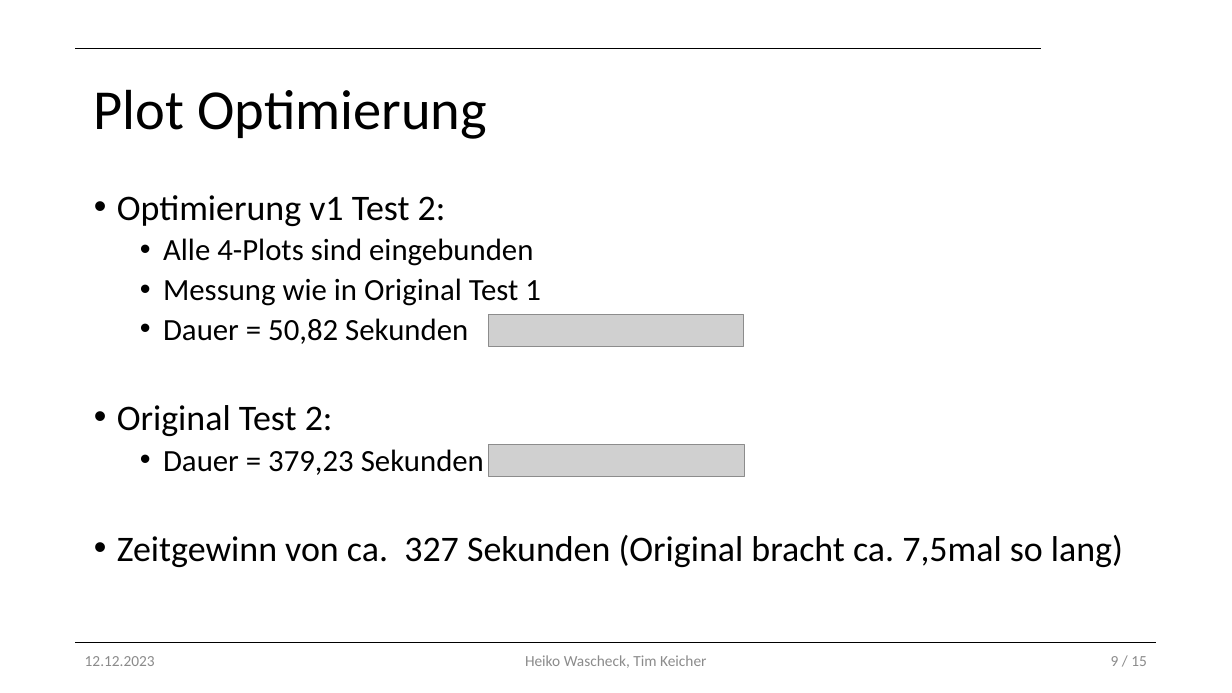
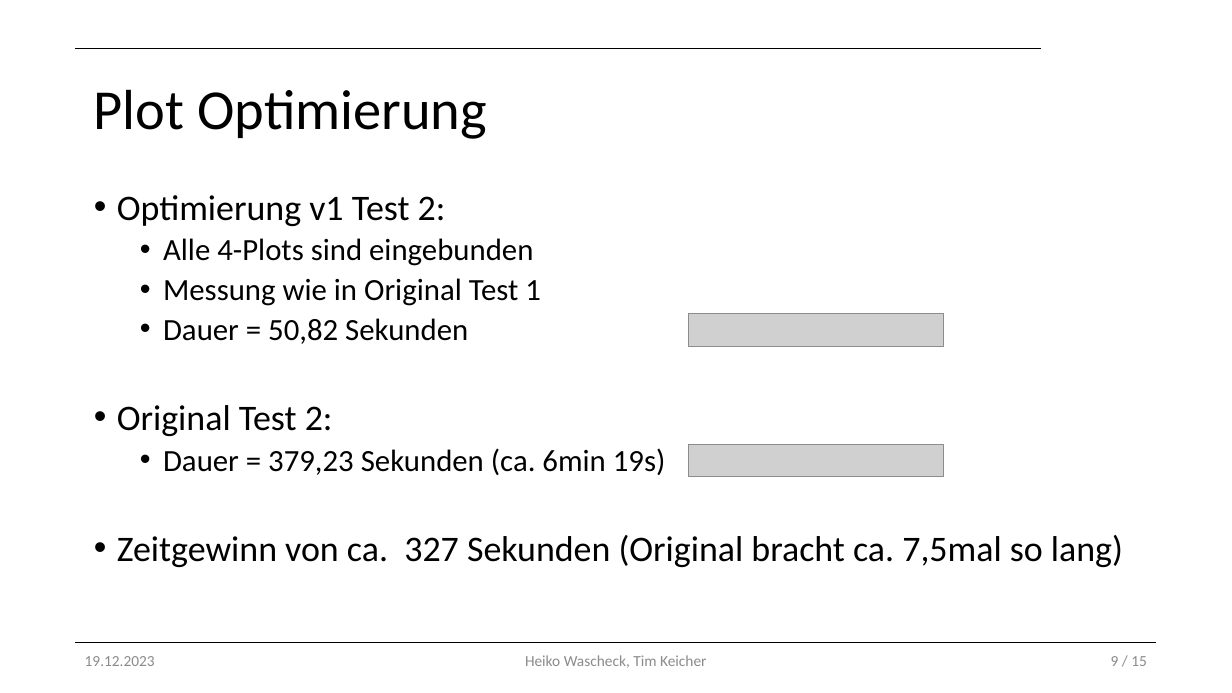
Before and after one commit to Tim-Keicher/AKR-Interpolation, a slide deck: slide 9 of Projektverlauf.pptx. Drawn at 1232x693 pixels with LibreOffice and Linux fonts; fonts in the diff are those of the drawing; grey boxes stand for pictures; background and template pictures are left out. Boxes give left, top, right and bottom in pixels: in the first picture for what was removed or moved away, otherwise in the second. Text is boxed around its words. In the diff, an @@ line names an element or a change of style, - is before the commit and + after.

```diff
--- a/Projektverlauf.pptx
+++ b/Projektverlauf.pptx
@@ picture: place and size @@
-picture at bbox=[489, 314, 744, 347]
+picture at bbox=[689, 314, 944, 347]
@@ text at bbox=[163, 448, 666, 475]: text changed @@
-  • Dauer = 379,23 Sekunden
+  • Dauer = 379,23 Sekunden (ca. 6min 19s)
@@ picture: place and size @@
-picture at bbox=[489, 445, 745, 476]
+picture at bbox=[689, 445, 945, 476]
@@ text at bbox=[85, 656, 155, 666]: text changed @@
-12.12.2023
+19.12.2023
```
Also in this commit, not shown: 8 other slides changed.
